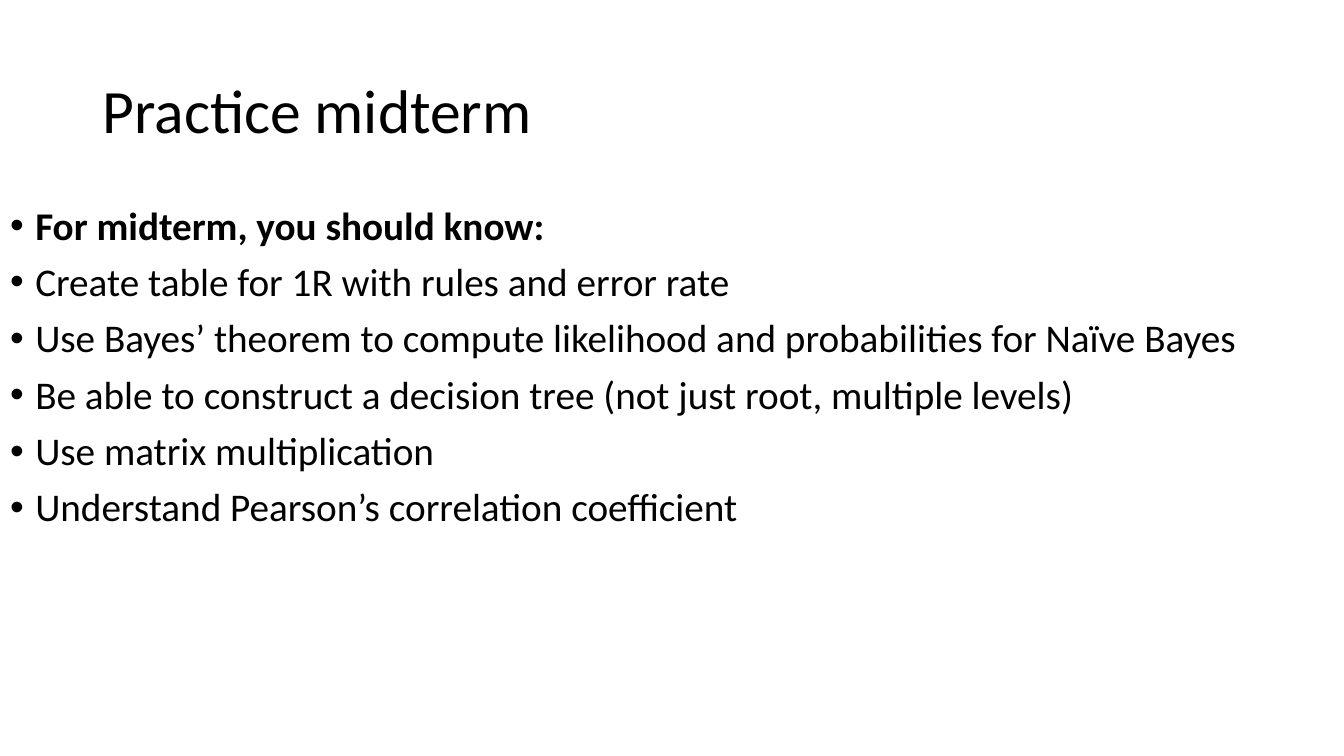
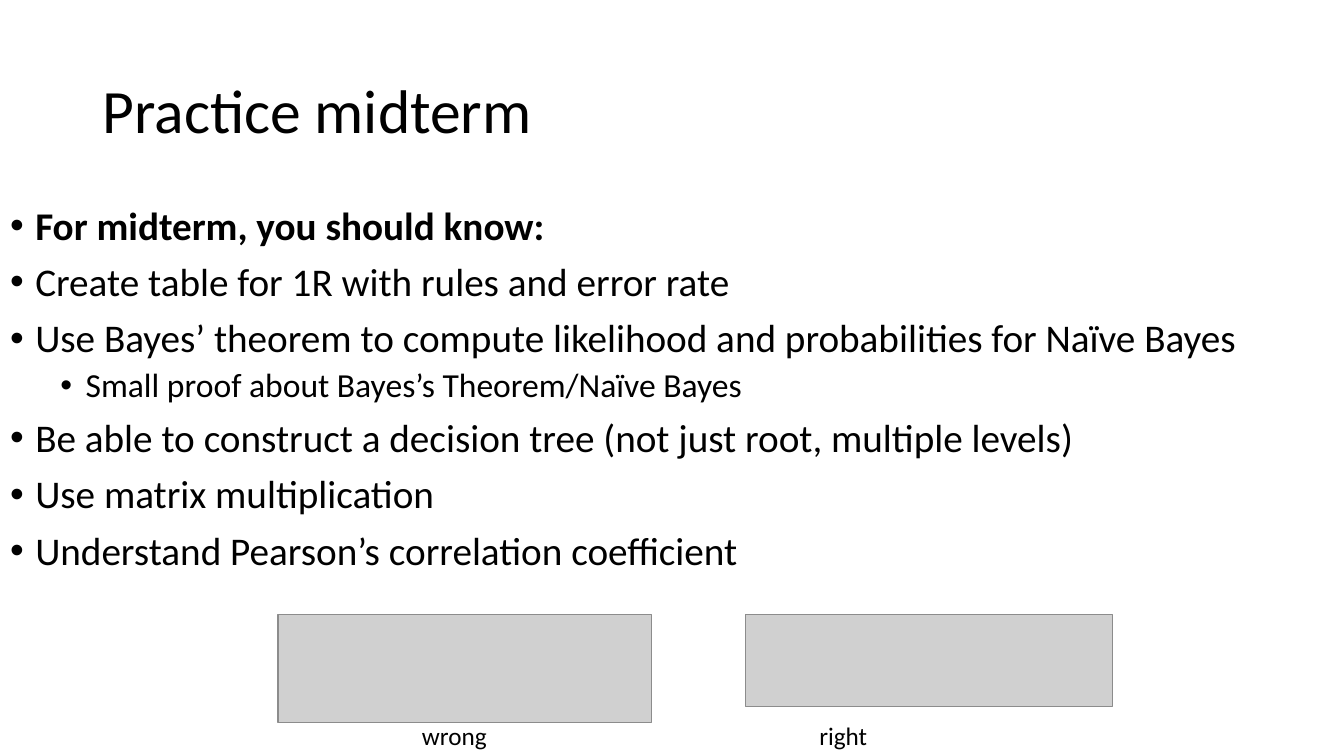
Before and after one commit to russellu/cs405, a slide deck: slide 3 of Lecture_15.pptx. Drawn at 1344x756 pixels with LibreOffice and Linux fonts; fonts in the diff are those of the drawing; grey boxes stand for pictures. Boxes give left, top, right and bottom in pixels: in the first picture for what was removed or moved away, otherwise in the second. Text is boxed around its words. In the diff, an @@ line names an element or a change of style, - is before the commit and + after.

```diff
--- a/Lecture_15.pptx
+++ b/Lecture_15.pptx
@@ text at bbox=[86, 373, 741, 403]: paragraph added @@
+  • Small proof about Bayes’s Theorem/Naïve Bayes
@@ picture added at bbox=[278, 614, 651, 722] @@
@@ picture added at bbox=[745, 614, 1112, 706] @@
@@ text added at bbox=[422, 732, 487, 750], 18 pt, text #000000 @@
+wrong
@@ text added at bbox=[819, 727, 867, 750], 18 pt, text #000000 @@
+right
```
Also in this commit, not shown: 5 other slides changed, 6 slides added, 2 other files.
